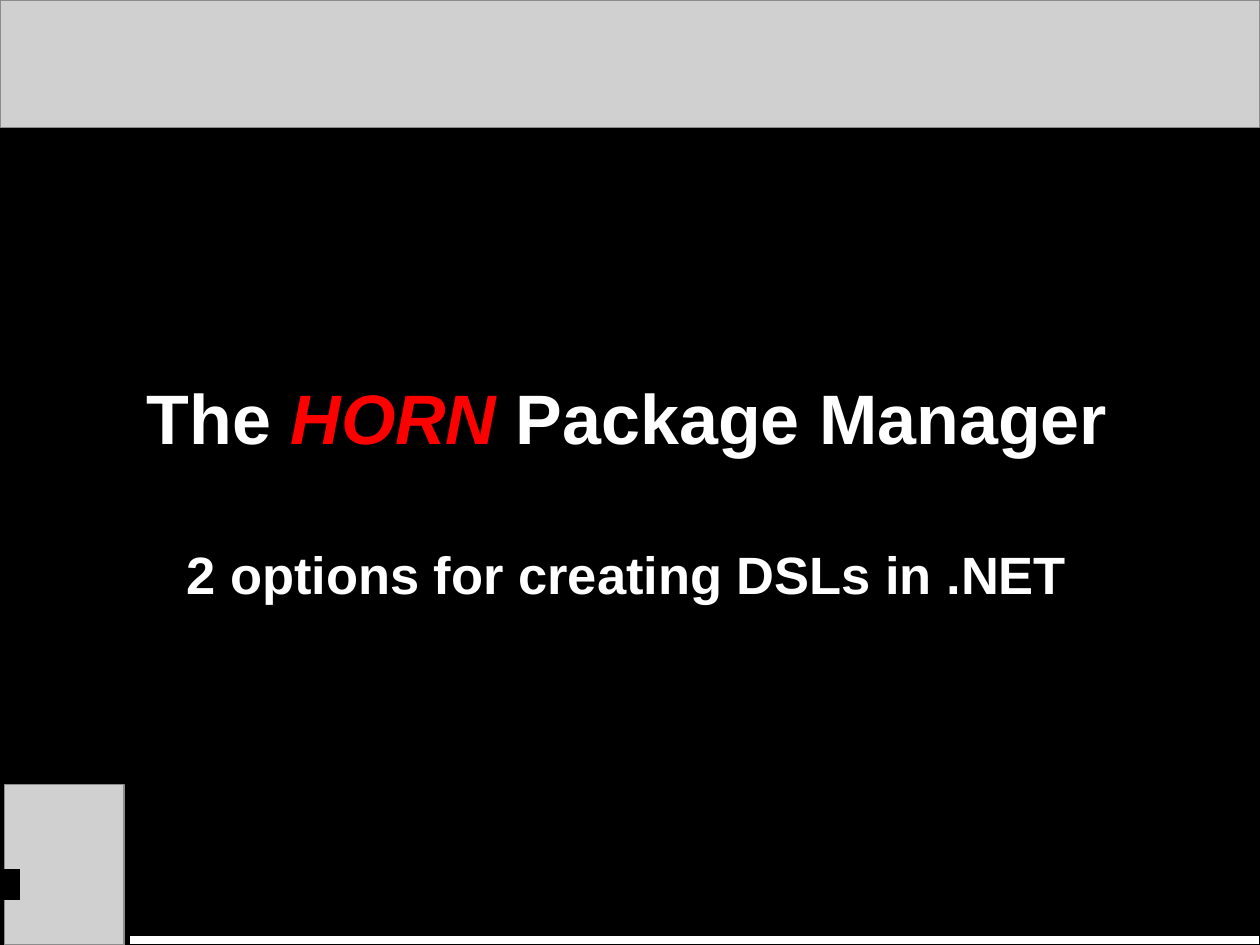
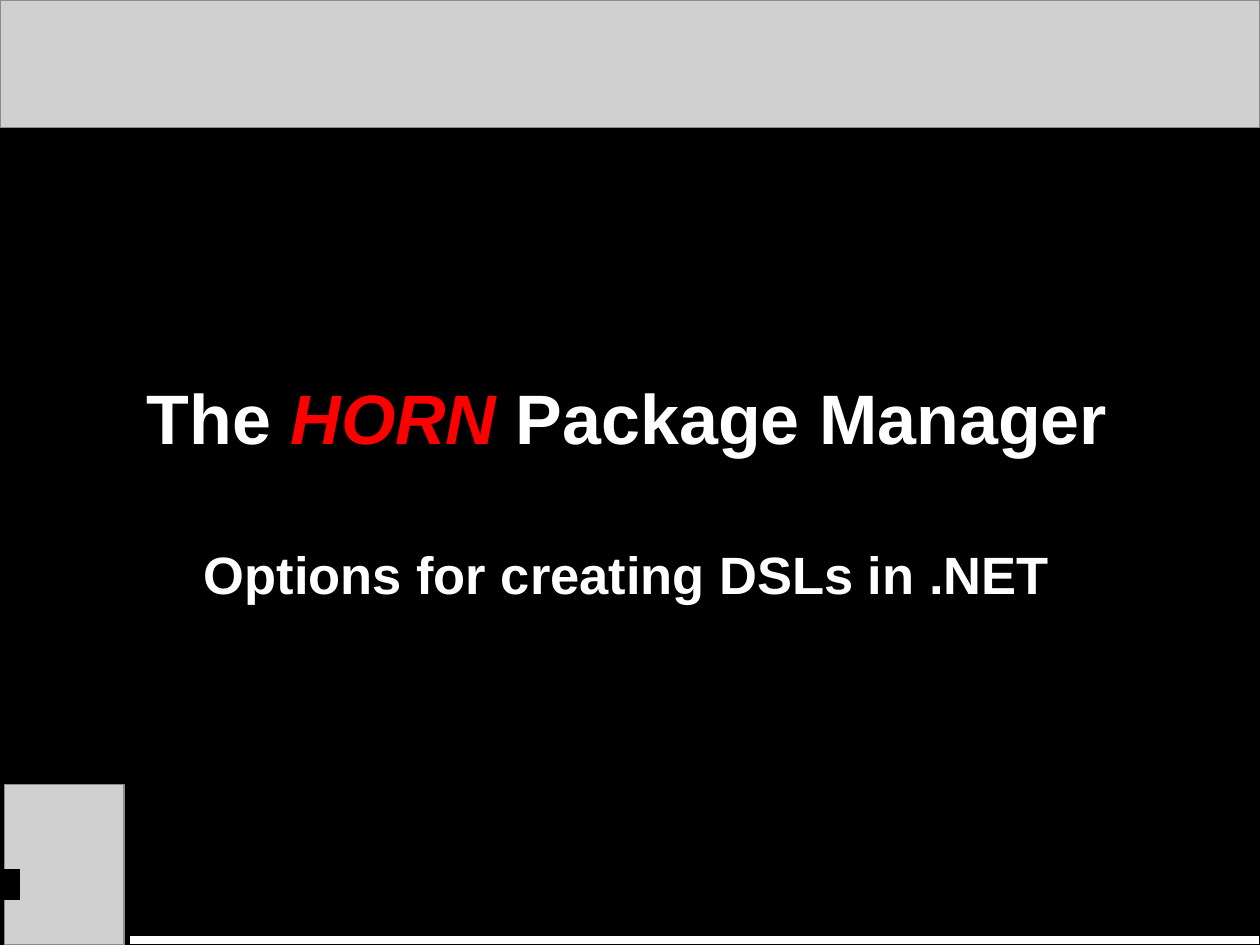
Before and after one commit to craignicol/scotaltdotnet, a slide deck: slide 1 of seattle/HORN Pres.ppt. Drawn at 1260x945 pixels with LibreOffice and Linux fonts; fonts in the diff are those of the drawing; grey boxes stand for pictures. Boxes give left, top, right and bottom in pixels: in the first picture for what was removed or moved away, otherwise in the second. Text is boxed around its words. In the diff, an @@ line names an element or a change of style, - is before the commit and + after.

Commit message:
Presentation update

```diff
--- a/seattle/HORN Pres.ppt
+++ b/seattle/HORN Pres.ppt
@@ text at [204, 556, 1048, 605]: text changed @@
-2 options for creating DSLs in .NET
+Options for creating DSLs in .NET
```
Also in this commit, not shown: 1 slide added, 1 slide removed, 1 other file.
